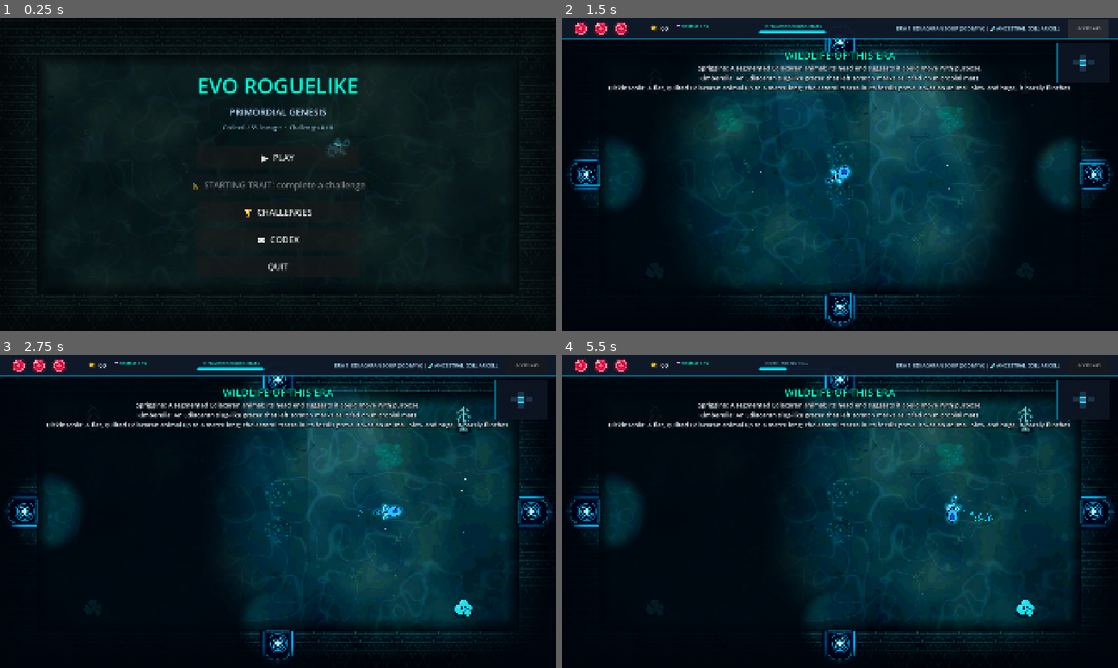
Above: before the commit, frames 1-4 (two rows, left to right).
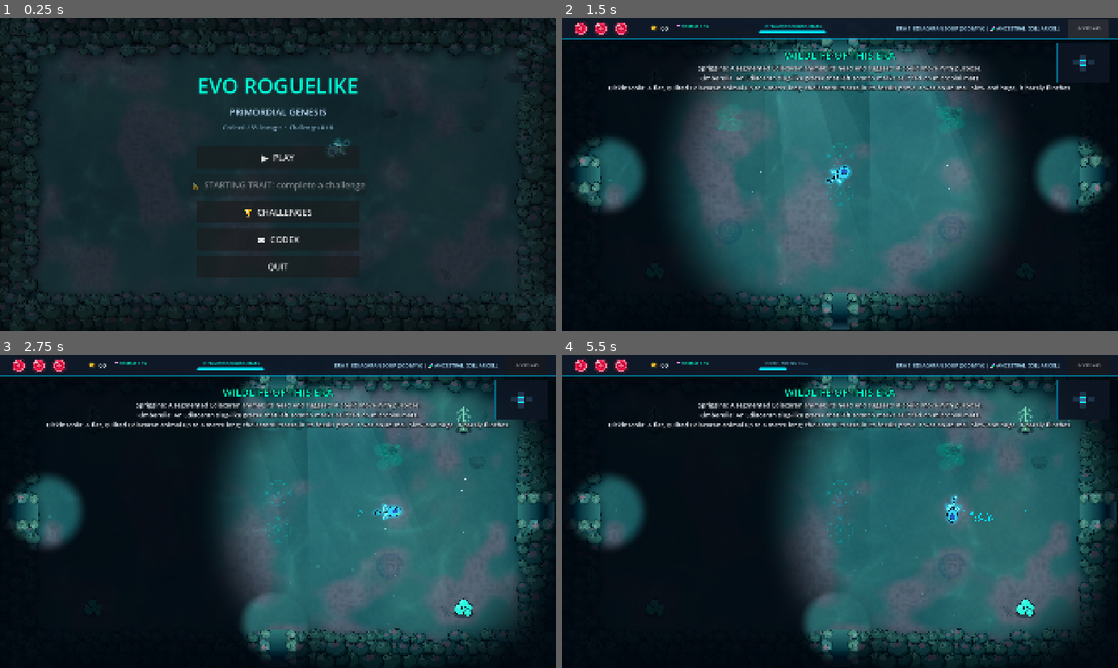
Above: after the commit, the same moments.

Repository: kurosatto/Game
Game: Godot game, scene res://MainMenu.tscn
The game is run twice, just before and just after one commit, with the same random seed, the same clock (stepped at 60 frames per second) and the same inputs.
Inputs (mouse positions are in pixels of both pictures, inside the frame that each line leads up to):
- Up to frame 1 (0.25 s): no input
- Up to frame 2 (1.5 s): click "▶ PLAY" at 0.5 s; click "⚙ SETTINGS" at 1.25 s
- Up to frame 3 (2.75 s): tap Enter at 2 s; move the mouse to (400, 495) at 2.02 s; hold D (move_right) from 2.03 s (still down); tap Shift (dash) at 2.1 s; click (400, 495) at 2.17 s; tap Space at 2.27, 2.57 s
- Up to frame 4 (5.5 s): release D (move_right) at 2.75 s; drag from (728, 527) to (840, 383) at 2.77 s; move the mouse to (895, 442) at 3.52 s; hold D (move_right) 3.53-4.25 s; tap Q at 3.6 s; click (895, 442) at 3.67 s; drag from (812, 574) to (840, 639) at 4.27 s; move the mouse to (1006, 558) at 5.02 s; hold A (move_left) from 5.03 s (still down); tap Shift (dash) at 5.1 s; click (1006, 558) at 5.17 s; tap Space at 5.27 s

The runs differ from the first frame. In frame 1, 28% of the frame differs, in the area x 0-100%, y 0-100%; in frame 2, 44%, in the area x 0-100%, y 6-100%; in frame 3, 44%; in frame 4, 44%.

Commit message:
Give each era its own handcrafted look and an evolving soundtrack
Rooms are now ringed by what lived there (stromatolites, sponge reef,
corals, tree ferns and logs, red sandstone) instead of brick walls, on
floors with era detail: pink microbial mats, ripple-marked sand, shell
drifts, peat puddles, sun-cracked mud. Doors are gaps in that rim,
grown over when shut. Light moves over the floor (caustics, leaf
dapple, heat haze), big animals' shadows pass overhead, and motes,
rays and room tints follow data/EraLook.gd.

Music: generate_soundtrack.py builds every track from one theme,
re-voiced per era (glass bells, kalimba, flute and marimba, harp and
hand drums, breathy flute and frame drum) plus a boss version for each
era and a title track, written as looping Ogg Vorbis.

Co-Authored-By: Claude Opus 5.5 <noreply@anthropic.com>
Claude-Session: https://claude.ai/code/session_01V5kPBeRXc6XG4rKynMMWSw

Diff:
--- a/Door.gd
+++ b/Door.gd
@@ -5,6 +5,9 @@
 
 @export var direction: Vector2i = Vector2i.UP
 @export var is_locked: bool = false
+# Set by Room.gd: the era's door art (generate_room_art.py) and glow
+var era_dir: String = ""
+var open_light: Color = Color(0.0, 0.95, 1.0)
 
 var is_open: bool = false
 var trigger_cooldown: float = 0.6
@@ -53,7 +56,7 @@
 
 	# Gentle pulsating light on doors
 	if light and is_open:
-		light.energy = 1.2 + sin(Time.get_ticks_msec() * 0.005) * 0.3
+		light.energy = 0.55 + sin(Time.get_ticks_msec() * 0.005) * 0.15
 
 func open_door():
 	if is_locked:
@@ -68,7 +71,7 @@
 		var tw = create_tween()
 		tw.tween_property(sprite, "scale", Vector2.ONE, 0.35).set_trans(Tween.TRANS_BACK).set_ease(Tween.EASE_OUT)
 		if light:
-			light.energy = 3.0
+			light.energy = 1.4
 
 func close_door():
 	is_open = false
@@ -90,26 +93,33 @@
 		return
 
 	if is_locked:
-		$Sprite2D.texture = load("res://assets/door_locked.png")
+		$Sprite2D.texture = _door_texture("locked")
 		$Sprite2D.modulate = Color.WHITE
 		$StaticBody2D/CollisionShape2D.set_deferred("disabled", false)
 		if light:
 			light.color = Color(1.0, 0.75, 0.1)
 			light.energy = 1.0
 	elif is_open:
-		$Sprite2D.texture = load("res://assets/door.png")
+		$Sprite2D.texture = _door_texture("open")
 		$Sprite2D.modulate = Color(1.0, 1.0, 1.0, 1.0)
 		$StaticBody2D/CollisionShape2D.set_deferred("disabled", true)
 		if light:
-			light.color = Color(0.0, 0.95, 1.0)
-			light.energy = 1.5
+			light.color = open_light
+			light.energy = 0.6
 	else: # Closed
-		$Sprite2D.texture = load("res://assets/door_closed.png")
+		$Sprite2D.texture = _door_texture("closed")
 		$Sprite2D.modulate = Color.WHITE
 		$StaticBody2D/CollisionShape2D.set_deferred("disabled", false)
 		if light:
-			light.color = Color(0.1, 0.4, 0.6)
+			light.color = open_light.darkened(0.6)
 			light.energy = 0.35
+
+func _door_texture(state: String) -> Texture2D:
+	var path = era_dir + "door_" + state + ".png"
+	if era_dir != "" and ResourceLoader.exists(path):
+		return load(path)
+	return load({"open": "res://assets/door.png", "closed": "res://assets/door_closed.png",
+			"locked": "res://assets/door_locked.png"}[state])
 
 func blow_open():
 	if is_locked or not is_open:
--- a/Main.gd
+++ b/Main.gd
@@ -11,6 +11,7 @@
 var level_gen = preload("res://LevelGenerator.gd")
 var room_scene = preload("res://Room.tscn")
 var fauna = preload("res://data/Fauna.gd")
+var era_look = preload("res://data/EraLook.gd")
 
 var floor_number: int = 1
 var dungeon_rooms: Dictionary = {}
@@ -213,7 +214,7 @@
 
 func register_boss(boss_node: Node):
     SoundManager.play_sfx("boss_intro")
-    SoundManager.play_music("boss")
+    SoundManager.play_music(SoundManager.boss_music_for_floor(floor_number))
     boss_node.boss_health_changed.connect(hud.show_boss_health)
     boss_node.enemy_died.connect(hud.hide_boss_health)
     var boss_floor_color = get_boss_floor_color(floor_number)
@@ -222,16 +223,7 @@
         tween.tween_property($CanvasModulate, "color", boss_floor_color, 0.6)
 
 func get_boss_floor_color(floor_num: int) -> Color:
-    var b = SettingsManager.brightness / 1.2
-    match floor_num:
-        1: return Color(0.70, 0.78, 0.98) * b  # Stentor: calming abyssal periwinkle
-        2: return Color(0.60, 0.88, 0.94) * b  # Anomalocaris: Cambrian turquoise
-        3: return Color(0.65, 0.92, 0.80) * b  # Cameroceras: Ordovician emerald seafoam
-        4: return Color(0.70, 0.90, 0.65) * b  # Arthropleura: Carboniferous lush moss
-        5: return Color(0.95, 0.75, 0.55) * b  # Dimetrodon: Permian sun-baked amber
-        6: return Color(0.98, 0.60, 0.55) * b  # Tyrannosaurus: Cretaceous volcanic glow
-        7: return Color(0.85, 0.70, 1.00) * b  # Apex Sovereign: Celestial extinction twilight
-        _: return Color(0.70, 0.80, 0.98) * b
+    return era_look.get_look(floor_num).boss_tint * (SettingsManager.brightness / 1.2)
 
 # -------------------------------------------------------------
 # Smooth 1080p Sliding Camera Room Transition with Anti-Loop Lock
@@ -408,21 +400,13 @@
 
 func get_room_theme_color(room_type: int) -> Color:
     var b = SettingsManager.brightness / 1.2
-    # Base floor tint
-    var floor_tint = Color.WHITE
-    match floor_number:
-        1: floor_tint = Color(0.95, 0.98, 1.05) # Ediacaran
-        2: floor_tint = Color(0.90, 1.05, 1.05) # Cambrian
-        3: floor_tint = Color(0.90, 1.08, 0.95) # Ordovician
-        4: floor_tint = Color(0.92, 1.05, 0.88) # Carboniferous
-        5: floor_tint = Color(1.08, 0.90, 1.08) # Apex Boundary
-
+    # Each era has its own light (data/EraLook.gd); special rooms shade it
+    var era_tint: Color = era_look.get_look(floor_number).tint
     match room_type:
-        0: return Color(0.82, 0.90, 1.0) * b * floor_tint # Start
-        2: return Color(0.72, 0.95, 0.88) * b * floor_tint # Treasure
-        4: return Color(0.95, 0.88, 0.70) * b * floor_tint # Shop
+        2: return era_tint * Color(0.92, 1.05, 0.95) * b # Treasure
+        4: return era_tint * Color(1.05, 0.98, 0.85) * b # Shop
         3: return get_boss_floor_color(floor_number) # Boss
-        _: return Color(0.76, 0.86, 0.96) * b * floor_tint # Normal
+        _: return era_tint * b
 
 func update_ambient_lighting(target_type: int = -1):
     if not has_node("CanvasModulate"):
--- a/MainMenu.gd
+++ b/MainMenu.gd
@@ -21,7 +21,7 @@
 	get_tree().paused = false
 	Engine.time_scale = 1.0
 	set_anchors_preset(Control.PRESET_FULL_RECT)
-	SoundManager.play_music(SoundManager.music_for_floor(1))
+	SoundManager.play_music("title")
 	build_background()
 	build_menu()
 
@@ -37,6 +37,19 @@
 	room.expand_mode = TextureRect.EXPAND_IGNORE_SIZE
 	room.modulate = Color(0.35, 0.5, 0.6, 1.0)
 	add_child(room)
+	# Sunlight rippling over the sea floor, as in the first era
+	var light = ColorRect.new()
+	light.set_anchors_preset(Control.PRESET_FULL_RECT)
+	light.mouse_filter = Control.MOUSE_FILTER_IGNORE
+	var shader = Shader.new()
+	shader.code = preload("res://data/EraLook.gd").FLOOR_LIGHT_SHADER
+	var mat = ShaderMaterial.new()
+	mat.shader = shader
+	mat.set_shader_parameter("tint", Color(0.55, 1.0, 0.85))
+	mat.set_shader_parameter("strength", 0.09)
+	mat.set_shader_parameter("rect_size", Vector2(1920, 1080))
+	light.material = mat
+	add_child(light)
 	# Discovered lineages drift past; the starting cell if nothing yet
 	var found: Array = codex.load_discovered()
 	if found.is_empty():
--- a/Room.gd
+++ b/Room.gd
@@ -33,6 +33,7 @@
 var obstacle_scene = preload("res://Obstacle.tscn")
 var room_layouts = preload("res://RoomLayouts.gd")
 var fauna = preload("res://data/Fauna.gd")
+var era_look = preload("res://data/EraLook.gd")
 
 func setup_room(data, floor_number: int):
     room_data = data
@@ -193,13 +194,14 @@
                 })
 
 func spawn_fullscreen_background():
-    # Era room art (generate_room_art.py): 128px walls around a floor that
-    # tiles horizontally, so the room can be as wide as the screen
+    # Era room art (generate_room_art.py): a 128px rim around a floor that
+    # tiles horizontally, so the room can be as wide as the screen. The side
+    # patches take in 64px of floor too, where the rim's shadow falls.
     var bg = NinePatchRect.new()
     bg.name = "FullscreenBackground"
     bg.texture = load(era_dir() + "room.png")
-    bg.patch_margin_left = 128
-    bg.patch_margin_right = 128
+    bg.patch_margin_left = 192
+    bg.patch_margin_right = 192
     bg.patch_margin_top = 128
     bg.patch_margin_bottom = 128
     bg.axis_stretch_horizontal = NinePatchRect.AXIS_STRETCH_MODE_TILE_FIT
@@ -268,6 +270,8 @@
     door.position = pos
     door.rotation = rot
     door.direction = d_dir
+    door.era_dir = era_dir()
+    door.open_light = era_look.get_look(current_floor).door_light
 
     var neighbor_pos = room_data.connections[d_dir]
     var parent = get_parent()
@@ -284,8 +288,9 @@
     door.door_entered.connect(_on_door_entered)
 
 func spawn_ambient_particles():
-    var particle_color = Color(0.0, 0.75, 0.90, 0.28) # Soothing ocean cyan
-    var glow_color = Color(0.0, 0.65, 0.85, 0.12)
+    var look = era_look.get_look(current_floor)
+    var particle_color: Color = look.motes
+    var glow_color = Color(particle_color.r, particle_color.g, particle_color.b, 0.12)
 
     if room_data:
         match room_data.type:
@@ -295,12 +300,6 @@
             4: # SHOP
                 particle_color = Color(0.95, 0.80, 0.25, 0.30) # Soft golden amber
                 glow_color = Color(0.85, 0.70, 0.20, 0.14)
-            3: # BOSS
-                particle_color = Color(0.55, 0.65, 0.95, 0.32) # Majestic celestial indigo
-                glow_color = Color(0.40, 0.50, 0.85, 0.14)
-            0: # START
-                particle_color = Color(0.25, 0.85, 1.0, 0.28)
-                glow_color = Color(0.15, 0.70, 0.9, 0.12)
 
     # Layer 1: Gentle bioluminescent plankton motes
     var particles = CPUParticles2D.new()
@@ -310,7 +309,8 @@
     particles.preprocess = 4.0
     particles.emission_shape = CPUParticles2D.EMISSION_SHAPE_RECTANGLE
     particles.emission_rect_extents = Vector2(960 + side_margin, 540)
-    particles.gravity = Vector2(0, -6)
+    # Plankton drifts up, spores float about, ash settles
+    particles.gravity = {"plankton": Vector2(0, -6), "spores": Vector2(3, 1), "ash": Vector2(2, 8)}.get(look.mote_kind, Vector2(0, -6))
     particles.initial_velocity_min = 6.0
     particles.initial_velocity_max = 16.0
     particles.scale_amount_min = 1.5
@@ -336,8 +336,14 @@
     particles2.z_index = -4
     add_child(particles2)
 
-    spawn_light_shafts(particle_color)
-    spawn_bubble_streams()
+    if look.shafts.a > 0:
+        spawn_light_shafts(look.shafts)
+    if look.bubbles:
+        spawn_bubble_streams()
+    if look.mote_kind == "ash":
+        spawn_embers()
+    spawn_floor_light(look)
+    spawn_passing_shadow(look)
 
 # Soft sunlight rays slanting down from the surface, gently swaying.
 # Additive polygons with vertex alpha: no shader, cheap on phones.
@@ -355,7 +361,7 @@
         shaft.polygon = PackedVector2Array([
             Vector2(x - top_w, 110), Vector2(x + top_w, 110),
             Vector2(x + slant + bottom_w, 980), Vector2(x + slant - bottom_w, 980)])
-        var c = Color(tint.r * 0.6 + 0.4, tint.g * 0.6 + 0.4, tint.b * 0.6 + 0.4, 0.07)
+        var c = tint
         var clear = Color(c.r, c.g, c.b, 0.0)
         shaft.vertex_colors = PackedColorArray([c, c, clear, clear])
         shaft.material = add_mat
@@ -392,6 +398,90 @@
         b.z_index = -5
         add_child(b)
 
+# Sparks drifting up from far-off eruptions (end-Permian Siberian Traps)
+func spawn_embers():
+    var ramp = Gradient.new()
+    ramp.set_color(0, Color(1.0, 0.6, 0.2, 0.0))
+    ramp.add_point(0.2, Color(1.0, 0.55, 0.2, 0.8))
+    ramp.set_color(1, Color(1.0, 0.3, 0.1, 0.0))
+    var e = CPUParticles2D.new()
+    e.position = Vector2(960, 1000)
+    e.amount = 14
+    e.lifetime = 7.0
+    e.preprocess = 7.0
+    e.emission_shape = CPUParticles2D.EMISSION_SHAPE_RECTANGLE
+    e.emission_rect_extents = Vector2(960 + side_margin, 40)
+    e.direction = Vector2(0.3, -1)
+    e.spread = 25.0
+    e.gravity = Vector2(4, -10)
+    e.initial_velocity_min = 30.0
+    e.initial_velocity_max = 70.0
+    e.scale_amount_min = 2.0
+    e.scale_amount_max = 3.5
+    e.color_ramp = ramp
+    e.z_index = -5
+    add_child(e)
+
+# Light moving over the floor (data/EraLook.gd FLOOR_LIGHT_SHADER)
+static var floor_light_shader: Shader = null
+
+func spawn_floor_light(look: Dictionary):
+    if floor_light_shader == null:
+        floor_light_shader = Shader.new()
+        floor_light_shader.code = era_look.FLOOR_LIGHT_SHADER
+    var rect = ColorRect.new()
+    rect.name = "FloorLight"
+    rect.position = Vector2(-side_margin, 0)
+    rect.size = Vector2(1920 + side_margin * 2, 1080)
+    rect.z_index = -7
+    rect.mouse_filter = Control.MOUSE_FILTER_IGNORE
+    var mat = ShaderMaterial.new()
+    mat.shader = floor_light_shader
+    mat.set_shader_parameter("tint", look.light)
+    mat.set_shader_parameter("strength", look.light_power)
+    mat.set_shader_parameter("mode", look.light_mode)
+    mat.set_shader_parameter("rect_size", rect.size)
+    rect.material = mat
+    add_child(rect)
+
+# Now and then something big passes overhead and its shadow slides over the
+# floor: Anomalocaris, a nautiloid, Meganeura, or clouds
+func spawn_passing_shadow(look: Dictionary):
+    var path = era_dir() + "shadow.png"
+    if not ResourceLoader.exists(path):
+        return
+    var s = Sprite2D.new()
+    s.name = "PassingShadow"
+    s.texture = load(path)
+    s.z_index = -7
+    s.physics_interpolation_mode = Node.PHYSICS_INTERPOLATION_MODE_OFF # moved by a tween every frame
+    s.modulate = Color(1, 1, 1, 0)
+    add_child(s)
+    var rng = RandomNumberGenerator.new()
+    rng.randomize()
+    _pass_shadow(s, look, rng, rng.randf_range(2.0, 8.0))
+
+func _pass_shadow(s: Sprite2D, look: Dictionary, rng: RandomNumberGenerator, wait: float):
+    if not is_instance_valid(s) or not s.is_inside_tree():
+        return
+    var reach = side_margin + 500.0
+    var a = Vector2(-reach, rng.randf_range(150, 930))
+    var b = Vector2(1920 + reach, rng.randf_range(150, 930))
+    if rng.randf() < 0.5:
+        var tmp = a
+        a = b
+        b = tmp
+    s.position = a
+    s.scale = Vector2.ONE * look.shadow_scale * rng.randf_range(0.85, 1.15)
+    s.rotation = (b - a).angle() + look.shadow_facing if look.shadow_turns else 0.0
+    s.modulate.a = 0.0
+    var dur = look.shadow_time * rng.randf_range(0.8, 1.25)
+    var tw = s.create_tween()
+    tw.tween_interval(wait)
+    tw.tween_callback(func(): s.modulate.a = look.shadow_alpha)
+    tw.tween_property(s, "position", b, dur)
+    tw.tween_callback(_pass_shadow.bind(s, look, rng, rng.randf_range(8.0, 20.0)))
+
 func spawn_layout_decals(layout: Dictionary):
     for decal in layout.get("decals", []):
         if decal["type"] == "decal_vent":
--- a/SoundManager.gd
+++ b/SoundManager.gd
@@ -25,9 +25,9 @@
     "room_clear":   -6.0,   # Last enemy in a room died
 }
 
-# Looping background tracks (generate_music.py), by name
-const MUSIC_TRACKS := ["tidepool", "reef", "abyss", "boss"]
-const MUSIC_VOLUME_DB := -10.0
+# Looping soundtrack (generate_soundtrack.py): one theme, re-voiced per era
+const ERA_TRACKS := ["ediacaran", "cambrian", "ordovician", "carboniferous", "permian"]
+const MUSIC_VOLUME_DB := -8.0
 const MUSIC_FADE := 1.6
 
 var music_streams: Dictionary = {}
@@ -66,10 +66,16 @@
         var path = "res://assets/sfx/" + s_name + ".wav"
         if FileAccess.file_exists(path):
             sound_streams[s_name] = load(path)
-    for track in MUSIC_TRACKS:
-        var path = "res://assets/music/" + track + ".wav"
+    var names: Array = ["title"]
+    for era in ERA_TRACKS:
+        names.append(era)
+        names.append("boss_" + era)
+    for track in names:
+        var path = "res://assets/music/" + track + ".ogg"
         if ResourceLoader.exists(path):
-            music_streams[track] = load(path)
+            var stream = load(path)
+            stream.loop = true
+            music_streams[track] = stream
 
 # Crossfade to a looping track; asking for the one already playing does nothing
 func play_music(track: String):
@@ -88,13 +94,12 @@
         tw.tween_property(old_player, "volume_db", -60.0, MUSIC_FADE)
         tw.chain().tween_callback(old_player.stop)
 
-# Calm track for each stretch of the run
+# Each era has its own arrangement of the theme
 func music_for_floor(floor_num: int) -> String:
-    if floor_num <= 2:
-        return "tidepool"
-    if floor_num <= 4:
-        return "reef"
-    return "abyss"
+    return ERA_TRACKS[clampi(floor_num - 1, 0, ERA_TRACKS.size() - 1)]
+
+func boss_music_for_floor(floor_num: int) -> String:
+    return "boss_" + music_for_floor(floor_num)
 
 func play_sfx(s_name: String, pitch_scale: float = 1.0, volume_db: float = 0.0):
     if not sound_streams.has(s_name):
--- /dev/null
+++ b/data/EraLook.gd
@@ -0,0 +1,110 @@
+# EraLook.gd
+# The mood of each era in one place, so a floor's art, light, particles and
+# music agree (art: generate_room_art.py ERA_LOOK, music: generate_soundtrack.py).
+#   tint        CanvasModulate colour for ordinary rooms (before brightness)
+#   boss_tint   the same, once the boss appears
+#   light       colour of the moving light on the floor (shader below)
+#   light_mode  0 water caustics, 1 sun through leaves, 2 hot haze
+#   light_power how strong that light is
+#   motes       drifting particles: colour and kind ("plankton", "spores", "ash")
+#   shafts      colour of the slanting sun rays (alpha 0 = none)
+#   bubbles     rising bubble streams (underwater eras only)
+#   shadow      something big passing overhead: seconds to cross the room,
+#               opacity, scale, whether it turns to face its path, and the
+#               turn that does it (PI/2 head first, -PI/2 tail first, like a
+#               nautiloid jetting backwards)
+#   door_light  glow of an open door
+extends RefCounted
+
+const ERAS = [
+	{ # 1 Ediacaran: still teal shallows over pink microbial mats
+		"tint": Color(0.84, 0.95, 1.0), "boss_tint": Color(0.72, 0.80, 1.0),
+		"light": Color(0.55, 1.0, 0.85), "light_mode": 0, "light_power": 0.11,
+		"motes": Color(0.6, 1.0, 0.9, 0.28), "mote_kind": "plankton",
+		"shafts": Color(0.75, 1.0, 0.95, 0.07), "bubbles": true,
+		"shadow_time": 40.0, "shadow_alpha": 0.12, "shadow_scale": 4.0, "shadow_facing": 0.0, "shadow_turns": false,
+		"door_light": Color(0.5, 1.0, 0.85),
+	},
+	{ # 2 Cambrian: sunlit sand, turquoise water, colourful sponges
+		"tint": Color(0.95, 1.0, 1.0), "boss_tint": Color(0.70, 0.90, 0.95),
+		"light": Color(0.9, 1.0, 0.85), "light_mode": 0, "light_power": 0.15,
+		"motes": Color(0.9, 1.0, 0.85, 0.26), "mote_kind": "plankton",
+		"shafts": Color(1.0, 0.97, 0.85, 0.08), "bubbles": true,
+		"shadow_time": 26.0, "shadow_alpha": 0.2, "shadow_scale": 3.6, "shadow_facing": PI / 2, "shadow_turns": true,
+		"door_light": Color(1.0, 0.95, 0.75),
+	},
+	{ # 3 Ordovician: deep blue reef with pink and cream corals
+		"tint": Color(0.84, 0.90, 1.0), "boss_tint": Color(0.70, 0.86, 0.90),
+		"light": Color(0.6, 0.75, 1.0), "light_mode": 0, "light_power": 0.1,
+		"motes": Color(0.75, 0.85, 1.0, 0.28), "mote_kind": "plankton",
+		"shafts": Color(0.65, 0.8, 1.0, 0.07), "bubbles": true,
+		"shadow_time": 32.0, "shadow_alpha": 0.2, "shadow_scale": 4.4, "shadow_facing": -PI / 2, "shadow_turns": true,
+		"door_light": Color(0.75, 0.8, 1.0),
+	},
+	{ # 4 Carboniferous: peat swamp under tree ferns, golden light
+		"tint": Color(0.92, 0.94, 0.86), "boss_tint": Color(0.80, 0.88, 0.70),
+		"light": Color(1.0, 0.88, 0.6), "light_mode": 1, "light_power": 0.08,
+		"motes": Color(0.85, 1.0, 0.6, 0.26), "mote_kind": "spores",
+		"shafts": Color(1.0, 0.9, 0.6, 0.06), "bubbles": false,
+		"shadow_time": 9.0, "shadow_alpha": 0.24, "shadow_scale": 2.6, "shadow_facing": PI / 2, "shadow_turns": true,
+		"door_light": Color(1.0, 0.9, 0.55),
+	},
+	{ # 5 End-Permian: red beds, ash and distant volcanic glow
+		"tint": Color(0.96, 0.88, 0.86), "boss_tint": Color(1.0, 0.76, 0.64),
+		"light": Color(1.0, 0.6, 0.35), "light_mode": 2, "light_power": 0.08,
+		"motes": Color(0.85, 0.8, 0.78, 0.3), "mote_kind": "ash",
+		"shafts": Color(1.0, 0.7, 0.45, 0.06), "bubbles": false,
+		"shadow_time": 50.0, "shadow_alpha": 0.16, "shadow_scale": 6.0, "shadow_facing": 0.0, "shadow_turns": false,
+		"door_light": Color(1.0, 0.65, 0.4),
+	},
+]
+
+static func get_look(floor_num: int) -> Dictionary:
+	return ERAS[clampi(floor_num - 1, 0, ERAS.size() - 1)]
+
+# Light moving over the floor: water caustics, leaf-dappled sun or heat haze.
+# Additive, a few sines per pixel, so it stays cheap on phones.
+const FLOOR_LIGHT_SHADER = """
+shader_type canvas_item;
+render_mode blend_add, unshaded;
+uniform vec4 tint : source_color = vec4(0.6, 1.0, 0.9, 1.0);
+uniform float strength = 0.1;
+uniform int mode = 0;
+uniform vec2 rect_size = vec2(1920.0, 1080.0);
+
+float caustic(vec2 uv, float t) {
+	vec2 p = mod(uv * 6.2831, 6.2831) - 250.0;
+	vec2 i = p;
+	float c = 1.0;
+	float inten = 0.005;
+	for (int n = 0; n < 3; n++) {
+		float tt = t * (1.0 - (3.5 / float(n + 1)));
+		i = p + vec2(cos(tt - i.x) + sin(tt + i.y), sin(tt - i.y) + cos(tt + i.x));
+		c += 1.0 / length(vec2(p.x / (sin(i.x + tt) / inten), p.y / (cos(i.y + tt) / inten)));
+	}
+	c /= 3.0;
+	c = 1.17 - pow(c, 1.4);
+	return clamp(pow(abs(c), 8.0), 0.0, 1.0);
+}
+
+void fragment() {
+	vec2 world = UV * rect_size;
+	float t = TIME;
+	float l = 0.0;
+	if (mode == 0) {
+		l = caustic(world / 520.0, t * 0.35);
+	} else if (mode == 1) {
+		vec2 p = world / 260.0;
+		float n = sin(p.x * 1.3 + t * 0.25 + sin(p.y * 0.9 + t * 0.18) * 1.6)
+				* sin(p.y * 1.1 - t * 0.2 + sin(p.x * 0.7 - t * 0.13) * 1.6);
+		l = smoothstep(0.25, 0.7, n) * 1.6;
+	} else {
+		vec2 p = world / 600.0;
+		float n = sin(p.x * 1.1 + p.y * 0.6 + t * 0.08 + sin(p.y * 1.7 + t * 0.11) * 0.8);
+		l = n * n;
+	}
+	float edge = smoothstep(0.0, 0.1, UV.x) * smoothstep(1.0, 0.9, UV.x)
+			* smoothstep(0.0, 0.14, UV.y) * smoothstep(1.0, 0.86, UV.y);
+	COLOR = vec4(tint.rgb * l * strength * edge, 1.0);
+}
+"""
--- /dev/null
+++ b/tools/erashots.gd
@@ -0,0 +1,43 @@
+# erashots.gd
+# One screenshot of a fight room per era, with its animals, for checking the
+# look of backgrounds and palettes. Needs a window (xvfb on Linux):
+# SHOT_DIR=<folder> godot --path . --rendering-driver opengl3 -s res://tools/erashots.gd
+extends SceneTree
+var out := OS.get_environment("SHOT_DIR")
+func snap(name: String):
+	await process_frame
+	await process_frame
+	await RenderingServer.frame_post_draw
+	root.get_texture().get_image().save_png(out + "/" + name + ".png")
+	print("SHOT ", name)
+func _initialize():
+	var main = load("res://Main.tscn").instantiate()
+	root.add_child(main)
+	current_scene = main
+	for i in 20: await process_frame
+	for floor_num in range(1, 6):
+		main.floor_number = floor_num
+		main.generate_floor()
+		# Walk to the first fight room next to the start
+		for pos in main.dungeon_rooms:
+			var r = main.dungeon_rooms[pos]
+			if r.type == 1 and (pos - main.current_room_pos).length() == 1:
+				main.current_room_pos = pos
+				main.load_room(pos)
+				break
+		main.player.global_position = Vector2(760, 560)
+		main.player.reset_physics_interpolation()
+		main.player.health = 999 # the animals may attack while we wait
+		for i in 70: await process_frame
+		main.hud.item_banner.visible = false
+		# Park the passing shadow mid-room so it shows up in the picture
+		var sh = main.current_room_node.get_node_or_null("PassingShadow")
+		if sh and OS.get_environment("SHOW_SHADOW") != "":
+			sh.process_mode = Node.PROCESS_MODE_DISABLED # freezes its tween
+			sh.position = Vector2(1250, 420)
+			sh.rotation = 0.6 if main.current_room_node.era_look.get_look(floor_num).shadow_turns else 0.0
+			sh.modulate.a = 0.25
+			main.get_node("VisionFog").set_vision(10, true)
+			await process_frame
+		await snap("era%d" % floor_num)
+	quit()
Binary file added: assets/eras/cambrian/door_closed.png
Not shown, added: assets/eras/cambrian/door_closed.png.import
Binary file added: assets/eras/cambrian/door_locked.png
Not shown, added: assets/eras/cambrian/door_locked.png.import
Binary file added: assets/eras/cambrian/door_open.png
Not shown, added: assets/eras/cambrian/door_open.png.import
Binary file changed: assets/eras/cambrian/room.png
Binary file added: assets/eras/cambrian/shadow.png
Not shown, added: assets/eras/cambrian/shadow.png.import
Binary file added: assets/eras/carboniferous/door_closed.png
Not shown, added: assets/eras/carboniferous/door_closed.png.import
Binary file added: assets/eras/carboniferous/door_locked.png
(and 68 more such lines)
